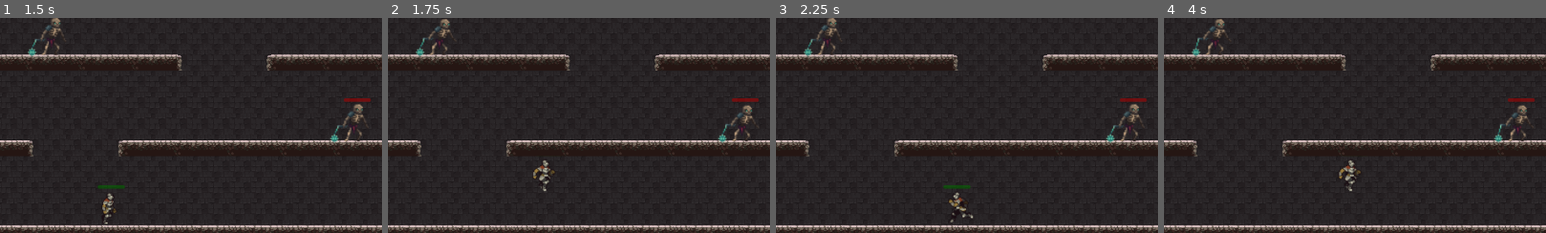
Above: before the commit, frames 1-4 (left to right).
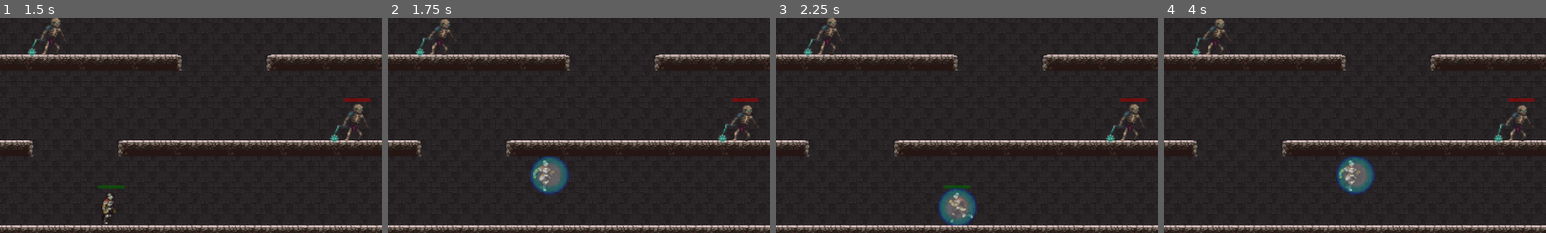
Above: after the commit, the same moments.

Repository: pengpa0012/godot-2d-jump-platformer
Game: Godot game, scene res://scene/world.tscn
The game is run twice, just before and just after one commit, with the same random seed, the same clock (stepped at 60 frames per second) and the same inputs.
Inputs:
- Up to frame 1 (1.5 s): tap Enter (ui_accept) at 0.5, 0.77 s; hold Right (ui_right) from 0.53 s (still down); tap Ctrl (crouch) at 0.6 s; tap J (slide) at 0.8, 1.35 s
- Up to frame 2 (1.75 s): keep holding Right (ui_right); tap Enter (ui_accept) at 1.52 s; tap E (shield, bound only after the commit) at 1.55 s
- Up to frame 3 (2.25 s): release Right (ui_right) at 2.03 s; hold Left (ui_left) from 2.03 s (still down); tap E (shield, bound only after the commit) at 2.1 s
- Up to frame 4 (4 s): tap Ctrl (crouch) at 2.3, 3.6 s; release Left (ui_left) at 2.78 s; hold Right (ui_right) from 2.78 s (still down); tap K (attack) at 2.85 s; tap Enter (ui_accept) at 3.02, 3.77 s; tap J (slide) at 3.05 s; tap E (shield, bound only after the commit) at 3.8 s
The pictures show only the part of the screen within x 13-63%, y 47-97%; the shares and areas given below are measured in that part.

Frame 1 is identical in both runs. In frame 2, 1.5% of the frame differs, in the area x 37-48%, y 64-83%; in frame 3, 1.4%; in frame 4, 1.5%.

Commit message:
added player shield

Diff:
--- a/project.godot
+++ b/project.godot
@@ -72,6 +72,11 @@
 "events": [Object(InputEventKey,"resource_local_to_scene":false,"resource_name":"","device":-1,"window_id":0,"alt_press …(182 unchanged characters)…
 ]
 }
+shield={
+"deadzone": 0.5,
+"events": [Object(InputEventKey,"resource_local_to_scene":false,"resource_name":"","device":-1,"window_id":0,"alt_pressed":false,"shift_pressed":false,"ctrl_pressed":false,"meta_pressed":false,"pressed":false,"keycode":0,"physical_keycode":69,"key_label":0,"unicode":101,"echo":false,"script":null)
+]
+}
 
 [rendering]
 
--- a/scene/enemy.tscn
+++ b/scene/enemy.tscn
@@ -424,7 +424,6 @@
 show_percentage = false
 
 [node name="Detectors" type="Node2D" parent="."]
-visible = false
 
 [node name="sword" type="Area2D" parent="Detectors"]
 
@@ -452,7 +451,6 @@
 debug_color = Color(0.764706, 0.168627, 1, 0.419608)
 
 [node name="CollisionShape2D" type="CollisionShape2D" parent="."]
-visible = false
 shape = SubResource("CapsuleShape2D_l6p7c")
 debug_color = Color(0.627451, 0, 0.109804, 0.419608)
 
--- a/scene/player.tscn
+++ b/scene/player.tscn
@@ -13,6 +13,7 @@
 [ext_resource type="Texture2D" uid="uid://b74wr2f2jenpb" path="res://assets/player/_Roll.png" id="8_ak8o7"]
 [ext_resource type="Texture2D" uid="uid://bfuieajom2pv1" path="res://assets/player/_Run.png" id="9_x8yjl"]
 [ext_resource type="Texture2D" uid="uid://dh6klh5h1xxlw" path="res://assets/player/_SlideFull.png" id="10_ajv0w"]
+[ext_resource type="Texture2D" uid="uid://fmpvlyndmu65" path="res://assets/Effects/GlowingBall Blue 22frames RPG.png" id="13_esrlb"]
 
 [sub_resource type="AtlasTexture" id="AtlasTexture_vni4w"]
 atlas = ExtResource("2_as5i3")
@@ -586,6 +587,9 @@
 radius = 22.0
 height = 62.0
 
+[sub_resource type="CircleShape2D" id="CircleShape2D_wecht"]
+radius = 24.1902
+
 [node name="Player" type="CharacterBody2D"]
 script = ExtResource("1_ddj3n")
 
@@ -593,7 +597,7 @@
 position = Vector2(0, -23)
 scale = Vector2(1.2875, 1.2875)
 sprite_frames = SubResource("SpriteFrames_qkt30")
-animation = &"Crouch_Walk"
+animation = &"Attack"
 
 [node name="CollisionShape2D" type="CollisionShape2D" parent="."]
 position = Vector2(0, 4)
@@ -637,6 +641,23 @@
 value = 100.0
 show_percentage = false
 
+[node name="Shield" type="Area2D" parent="."]
+visible = false
+position = Vector2(0, -23)
+scale = Vector2(1.2875, 1.2875)
+
+[node name="Sprite2D" type="Sprite2D" parent="Shield"]
+modulate = Color(1, 1, 1, 0.278431)
+position = Vector2(0.776703, 19.4175)
+scale = Vector2(0.390777, 0.390777)
+texture = ExtResource("13_esrlb")
+hframes = 5
+vframes = 5
+
+[node name="CollisionShape2D" type="CollisionShape2D" parent="Shield"]
+position = Vector2(0, 20.1942)
+shape = SubResource("CircleShape2D_wecht")
+
 [connection signal="animation_finished" from="AnimatedSprite2D" to="." method="_on_animated_sprite_2d_animation_finished"]
 [connection signal="area_shape_entered" from="Hurtbox" to="." method="_on_hurtbox_area_shape_entered"]
 [connection signal="body_entered" from="Hurtbox" to="." method="_on_hurtbox_body_entered"]
--- a/script/player.gd
+++ b/script/player.gd
@@ -10,6 +10,7 @@
 @onready var hurtBox = get_node("Hurtbox/CollisionPolygon2D")
 @onready var hurtBoxDetector = get_node("Hurtbox")
 @onready var healthBar = get_node("Healthbar/ProgressBar")
+@onready var shield = get_node("Shield")
 @onready var display_size = get_viewport().get_visible_rect().size
 @onready var GLOBAL = get_node("/root/Global")
 var KNOCKBACK_FORCE = 300
@@ -20,10 +21,15 @@
 var cannotTurn = false
 var isCrouching = false
 var isCrouchAttack = false
+var isShield = false
 
 func _physics_process(delta):
 #	for area in hurtBoxDetector.get_overlapping_areas():
 #		print("AAA ", area.name)
+	if isShield:
+		shield.visible = true
+	else:
+		shield.visible = false
 
 	if self.position.x >= display_size.x:
 		self.position.x = 0
@@ -107,22 +113,23 @@
 		self.queue_free()
 
 func hurt_player(area, knockback_multiplier):
-	isHurting = true
-	if !hurtBox.disabled:
-		healthBar.value -= 10
-		GLOBAL.HEALTH_COUNT -= 1
-		if GLOBAL.HEALTH_COUNT == 0:
-			velocity.x = 0
-			animatedSprite.play("Death")
-		if area.global_position.x < self.global_position.x:
-			velocity.x = KNOCKBACK_FORCE * knockback_multiplier
-		else:
-			velocity.x = -(KNOCKBACK_FORCE * knockback_multiplier)
-	hurtBox.disabled = true
-	move_and_slide()
-	await get_tree().create_timer(0.25).timeout
-	isHurting = false
-	hurtBox.disabled = false
+	if !isShield:
+		isHurting = true
+		if !hurtBox.disabled:
+			healthBar.value -= 10
+			GLOBAL.HEALTH_COUNT -= 1
+			if GLOBAL.HEALTH_COUNT == 0:
+				velocity.x = 0
+				animatedSprite.play("Death")
+			if area.global_position.x < self.global_position.x:
+				velocity.x = KNOCKBACK_FORCE * knockback_multiplier
+			else:
+				velocity.x = -(KNOCKBACK_FORCE * knockback_multiplier)
+		hurtBox.disabled = true
+		move_and_slide()
+		await get_tree().create_timer(0.25).timeout
+		isHurting = false
+		hurtBox.disabled = false
 
 func _on_hurtbox_area_shape_entered(_area_rid, area, area_shape_index, _local_shape_index):
 	var areaCollision = area.shape_owner_get_owner(area_shape_index)
@@ -167,4 +174,9 @@
 		isCrouching = true
 
 	if Input.is_action_just_released("crouch"):
-			isCrouching = false
+		isCrouching = false
+
+	if Input.is_action_just_pressed("shield"):
+		isShield = true
+		await get_tree().create_timer(.5).timeout
+		isShield = false
Binary file added: assets/Effects/GlowingBall Blue 22frames RPG.png
Not shown, added: assets/Effects/GlowingBall Blue 22frames RPG.png.import
Binary file added: assets/Effects/Retro Impact Effect Pack 3 A.png
Not shown, added: assets/Effects/Retro Impact Effect Pack 3 A.png.import
Binary file added: assets/Effects/Retro Impact Effect Pack 3 B.png
Not shown, added: assets/Effects/Retro Impact Effect Pack 3 B.png.import
Binary file added: assets/Effects/Retro Impact Effect Pack 3 C.png
Not shown, added: assets/Effects/Retro Impact Effect Pack 3 C.png.import
Binary file added: assets/Effects/Retro Impact Effect Pack 3 D.png
Not shown, added: assets/Effects/Retro Impact Effect Pack 3 D.png.import
Binary file added: assets/Effects/Retro Impact Effect Pack 3 E.png
Not shown, added: assets/Effects/Retro Impact Effect Pack 3 E.png.import
(and 3 more such lines)
